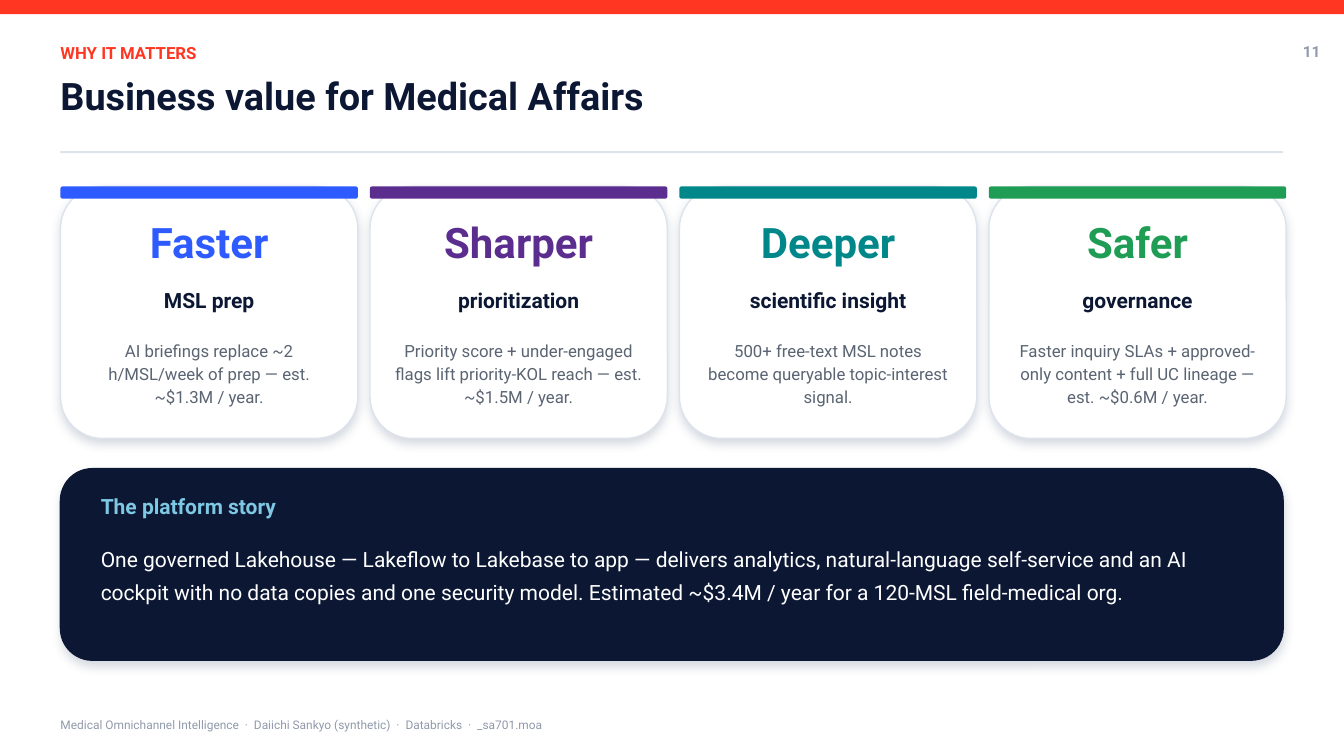
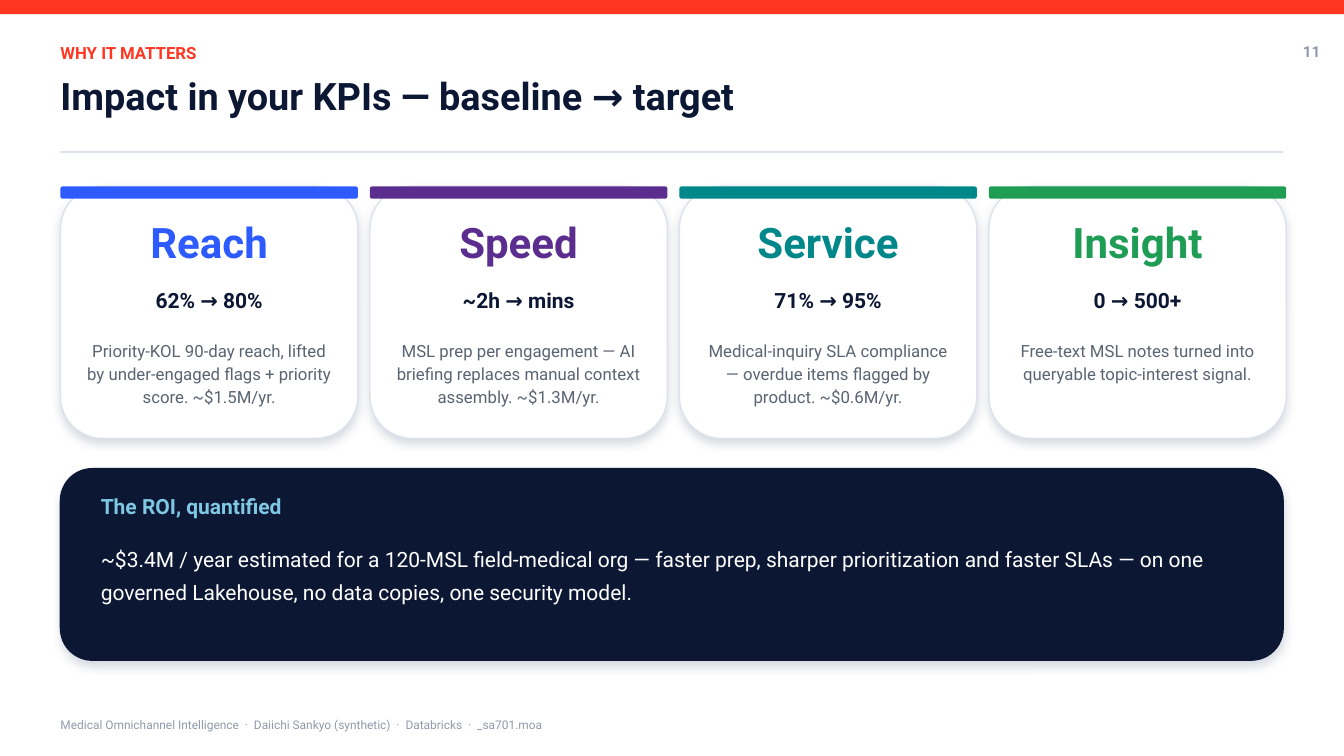
Before and after one commit to srihari-db/Medical-OmniChannel-Analytics-FE, a slide deck: slide 11 of deck/Medical_Omnichannel_Daiichi_Deck.pptx (slide 10 before the commit). Drawn at 1344x756 pixels with LibreOffice and Linux fonts; fonts in the diff are those of the drawing. Boxes give left, top, right and bottom in pixels: in the first picture for what was removed or moved away, otherwise in the second. Text is boxed around its words. In the diff, an @@ line names an element or a change of style, - is before the commit and + after.

```diff
--- a/deck/Medical_Omnichannel_Daiichi_Deck.pptx
+++ b/deck/Medical_Omnichannel_Daiichi_Deck.pptx
@@ text at box(60, 81, 734, 118): text changed @@
-Business value for Medical Affairs
+Impact in your KPIs — baseline → target
@@ text at box(150, 226, 267, 259): text changed @@
-Faster
+Reach
@@ text at box(459, 226, 577, 267): text changed @@
-Sharper
+Speed
@@ text at box(757, 227, 898, 259): text changed @@
-Deeper
+Service
@@ text at box(1072, 226, 1202, 267): text changed @@
-Safer
+Insight
@@ text at box(156, 293, 263, 309): text changed @@
-MSL prep
+62% → 80%
@@ text at box(463, 292, 574, 309): text changed @@
-prioritization
+~2h → mins
@@ text at box(774, 293, 882, 309): text changed @@
-scientific insight
+71% → 95%
@@ text at box(1094, 293, 1182, 309): text changed @@
-governance
+0 → 500+
@@ text at box(87, 344, 331, 407): text changed @@
-AI briefings replace ~2 h/MSL/week of prep — est. ~$1.3M / year.
+Priority-KOL 90-day reach, lifted by under-engaged flags + priority score. ~$1.5M/yr.
@@ text at box(397, 345, 640, 407): text changed @@
-Priority score + under-engaged flags lift priority-KOL reach — est. ~$1.5M / year.
+MSL prep per engagement — AI briefing replaces manual context assembly. ~$1.3M/yr.
@@ text at box(709, 344, 948, 407): text changed @@
-500+ free-text MSL notes become queryable topic-interest signal.
+Medical-inquiry SLA compliance — overdue items flagged by product. ~$0.6M/yr.
@@ text at box(1021, 344, 1254, 384): text changed @@
-Faster inquiry SLAs + approved-only content + full UC lineage — est. ~$0.6M / year.
+Free-text MSL notes turned into queryable topic-interest signal.
@@ text at box(101, 498, 281, 519): text changed @@
-The platform story
+The ROI, quantified
@@ text at box(101, 549, 1204, 605): text changed @@
-One governed Lakehouse — Lakeflow to Lakebase to app — delivers analytics, natural-language self-service and an AI cockpit with no data copies and one security model. Estimated ~$3.4M / year for a 120-MSL field-medical org.
+~$3.4M / year estimated for a 120-MSL field-medical org — faster prep, sharper prioritization and faster SLAs — on one governed Lakehouse, no data copies, one security model.
```
Also in this commit, not shown: 9 other slides changed, 3 slides added, 3 other files.
